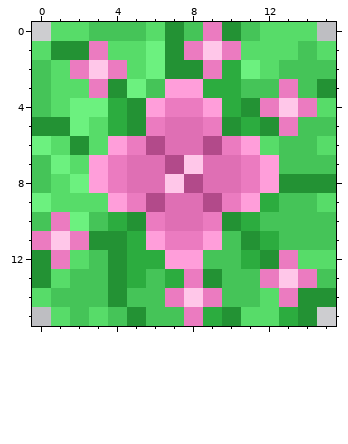
Pixel-art sprite: Assets/4_Images/Block/HardGrass.png. The first picture shows the starting point.
The file is 16x16 pixels.
The result:
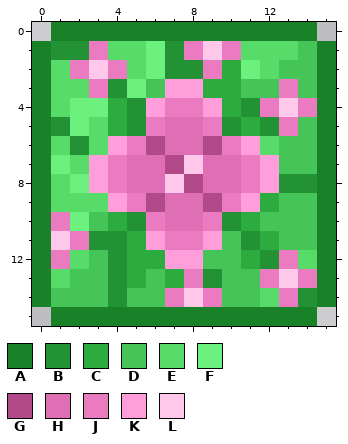
Palette (. is transparent): A #198229  B #239234  C #2cac3f  D #45c458  E #57dc69  F #6cf17f  G #b24a8a  H #df6fb4  J #eb7bc0  K #ff9eda  L #ffc7e9
Difference:
y 0: x 1..14 EEDDDEBDJBDEEE -> AAAAAAAAAAAAAA
y 1: x 0 E -> A; x 15 E -> A
y 2: x 0 D -> A; x 15 D -> A
y 3: x 0 D -> A; x 15 B -> A
y 4: x 0 D -> A; x 15 E -> A
y 5: x 0 B -> A; x 15 D -> A
y 6: x 0 F -> A; x 15 E -> A
y 7: x 0 D -> A; x 15 D -> A
y 8: x 0 D -> A; x 15 B -> A
y 9: x 0 F -> A; x 15 E -> A
y 10: x 0 D -> A; x 15 D -> A
y 11: x 0 J -> A; x 15 D -> A
y 12: x 0 B -> A; x 15 E -> A
y 13: x 0 B -> A; x 15 D -> A
y 14: x 0 E -> A; x 15 B -> A
y 15: x 1..14 EDEDBDDJCBEECB -> AAAAAAAAAAAAAA
